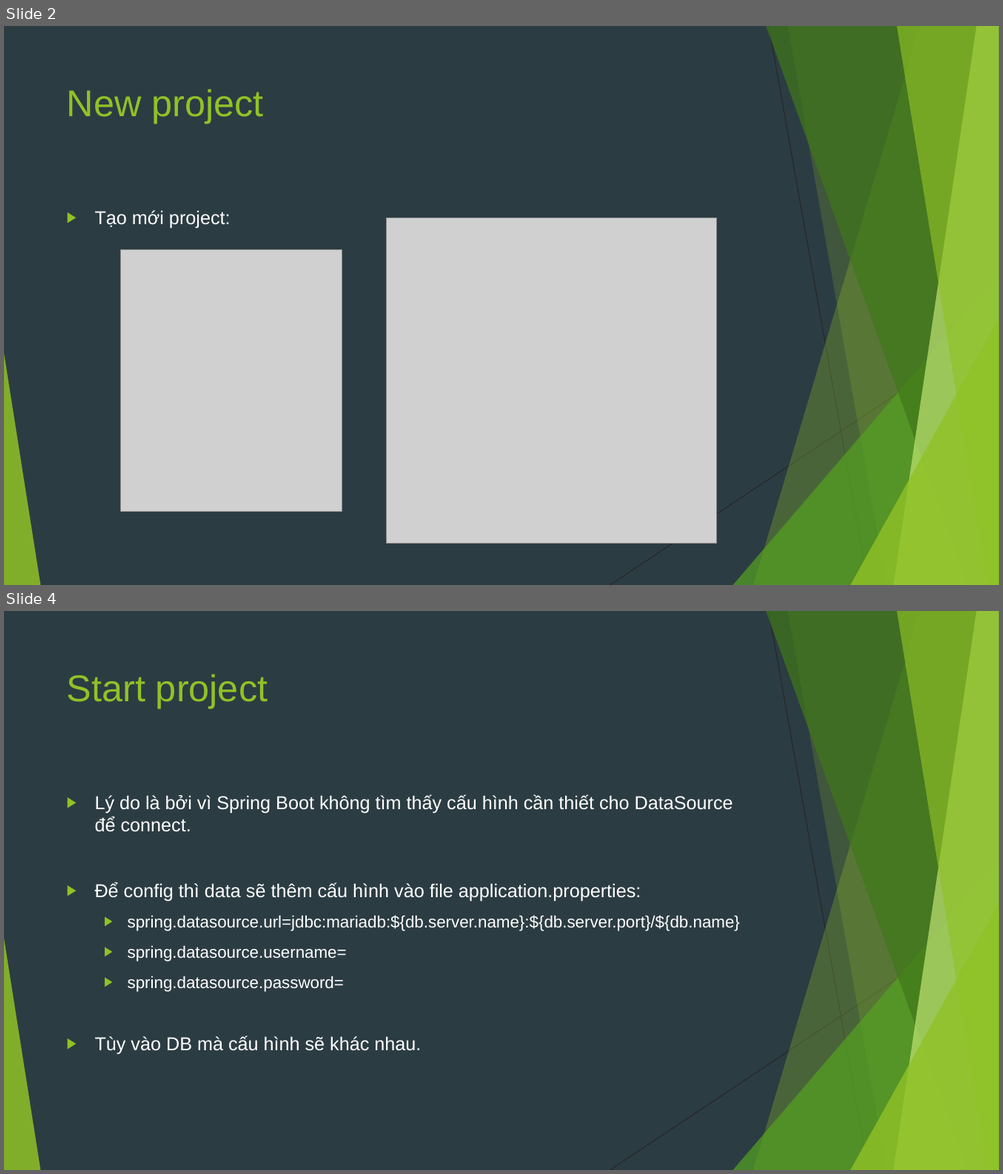
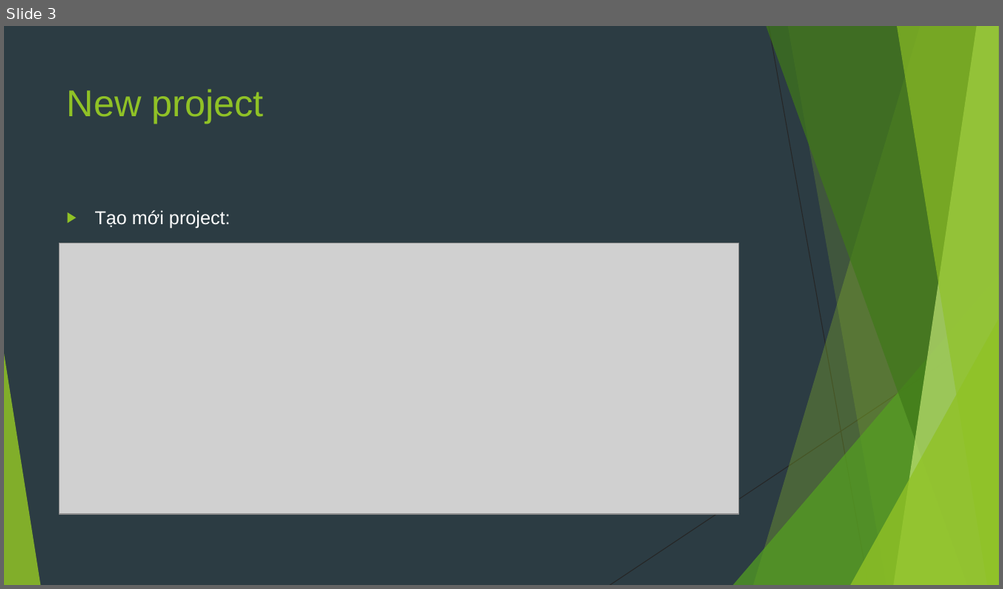
Before and after one commit to sobbingwind/SpringBoot, a slide deck: 07.Spring Data JPA.pptx. Shown one above the other, each under a label of ours: slides 2 and 4 before the commit, slide 3 after it; the slides between them are not shown. The pictures are 1003x1174 and 1003x589 pixels, drawn with LibreOffice and Linux fonts; fonts in the diff are those of the drawing; grey boxes stand for pictures. Boxes give left, top, right and bottom in pixels: in the first picture for what was removed or moved away, otherwise in the second. Text is boxed around its words. In the diff, an @@ line names an element or a change of style, - is before the commit and + after.

```diff
--- a/07.Spring Data JPA.pptx
+++ b/07.Spring Data JPA.pptx
@@ slide 4 removed at box(4, 611, 999, 1170), background #2C3C43; not listed: 10 template elements that a slide beside it also shows @@
@@ title removed at box(67, 674, 267, 709) @@
-Start project
@@ text removed at box(95, 795, 740, 1055) @@
-▶ Lý do là bởi vì Spring Boot không tìm thấy cấu hình cần thiết cho DataSource để connect.
-▶ Để config thì data sẽ thêm cấu hình vào file application.properties:
-  ▶ spring.datasource.url=jdbc:mariadb:${db.server.name}:${db.server.port}/${db.name}
-  ▶ spring.datasource.username=
-  ▶ spring.datasource.password=
-▶ Tùy vào DB mà cấu hình sẽ khác nhau.
@@ what was slide 2 is now slide 3 @@
@@ slide 3 changed as well @@
@@ picture removed at box(387, 218, 717, 544) @@
@@ picture added at box(60, 243, 739, 514) @@
@@ picture removed at box(120, 249, 343, 511) @@
```
Also in this commit, not shown: 7 other slides changed, 26 slides added, 19 other slides removed.
